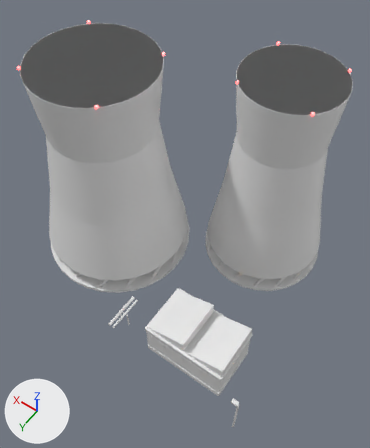
Two versions of the FBX model Assets/Chopper/Art/City/City04/Models/Ind_Cooling_V5.fbx, one commit apart.
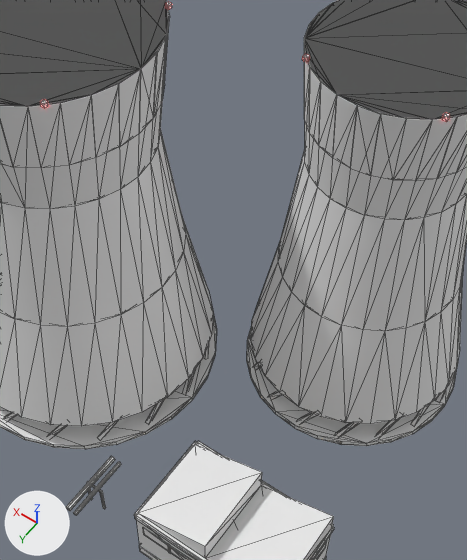
There are two pictures of each version: one whole from a 50 mm camera at (-40.1, 56.0, 91.8) aimed at (-5.3, 7.3, 15.3), one close up on the part from 20% to 88% of the width and 11% to 79% of the height. The lights are fixed; the arrows at lower left show +X, +Y and +Z. The first two pictures are the older version. The close-ups show mesh edges as thin lines. Objects named as collision shapes, trigger or cutter boxes, shadow casters or lower levels of detail are left out. Where no turn or scale is listed for an object, it has been applied to the vertices.

The first close-up shows 'Ind_Cooling_V5_LOD0'.
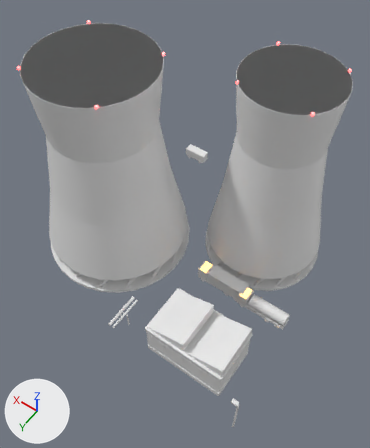
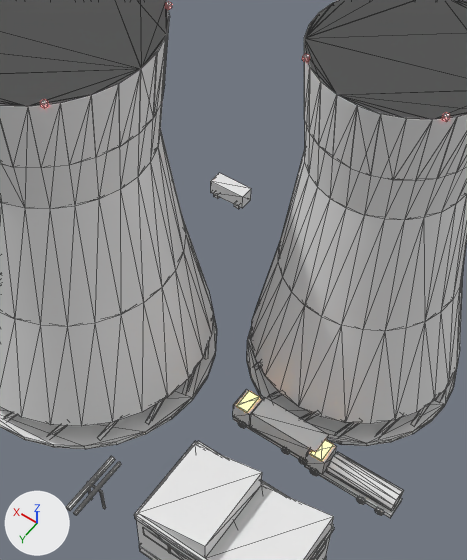
Changed parts and their boxes (x1, y1, x2, y2) in the close-ups (467 x 560 px):
part 1 of me_ind_cooling_v5_lod0_001, added: after (211, 173, 251, 208)
part 2 of me_ind_cooling_v5_lod0_001, added: after (305, 465, 402, 518)
part 3 of me_ind_cooling_v5_lod0_001, added: after (305, 445, 337, 475)
part 4 of me_ind_cooling_v5_lod0_001, added: after (326, 452, 404, 511)
part 5 of me_ind_cooling_v5_lod0_001, added: after (311, 440, 334, 461)
part 6 of me_ind_cooling_v5_lod0_001, added (mostly hidden): after (233, 417, 300, 459)
part 7 of me_ind_cooling_v5_lod0_001, added: after (233, 390, 263, 426)
part 8 of me_ind_cooling_v5_lod0_001, added: after (250, 398, 329, 461)
part 9 of me_ind_cooling_v5_lod0_001, added: after (237, 391, 259, 412)

The change, as a list of edits to the scene's bpy script:
```text
Change me_ind_cooling_v5_lod0_001:
    used by ob_ind_cooling_v5_lod0; location = (0.0, 0.0, 0.0)
    remove me_ind_cooling_v5_lod0_001.from_pydata(...)  # 1054 vertices, 1936 faces; spans x -31.1..31.1, y -29.4..29.4, z 0.0..44.6
    add me_ind_cooling_v5_lod0_001.from_pydata(...)  # 1374 vertices, 2472 faces; spans x -31.1..31.1, y -29.4..29.4, z 0.0..44.6
    me_ind_cooling_v5_lod0_001 part 1: a new loose piece, a box spanning x 9.0..14.2, y -22.4..-20.4, z 0.4..2.5, in mat_city04_kit
    me_ind_cooling_v5_lod0_001 part 2: a new loose piece, a box spanning x -29.15..-18.65, y 5.74..8.14, z 0.5..1.1, in mat_city04_kit
    me_ind_cooling_v5_lod0_001 part 3: a new loose piece, a box spanning x -20.9..-18.7, y 5.7..8.2, z 1.1..3.6, in mat_city04_kit
    me_ind_cooling_v5_lod0_001 part 4: a new loose piece, a 12-sided cylinder along x spanning x -29.1..-21.2, y 5.7..8.2, z 1.1..3.6, in mat_city04_kit
    me_ind_cooling_v5_lod0_001 part 5: a new loose piece, a box spanning x -20.453..-19.053, y 5.737..8.137, z 3.62..3.7, in mat_city04_kit
    me_ind_cooling_v5_lod0_001 part 6: a new loose piece, a box spanning x -19.39..-8.89, y 5.29..7.69, z 0.5..1.1, in mat_city04_kit
    me_ind_cooling_v5_lod0_001 part 7: a new loose piece, a box spanning x -11.1..-8.9, y 5.2..7.7, z 1.1..3.6, in mat_city04_kit
    me_ind_cooling_v5_lod0_001 part 8: a new loose piece, a box spanning x -19.5..-11.3, y 5.2..7.8, z 1.1..4.0, in mat_city04_kit
    me_ind_cooling_v5_lod0_001 part 9: a new loose piece, a box spanning x -10.691..-9.291, y 5.289..7.689, z 3.62..3.7, in mat_city04_kit
    other edits to the shape of me_ind_cooling_v5_lod0_001 do not show in these pictures
```
